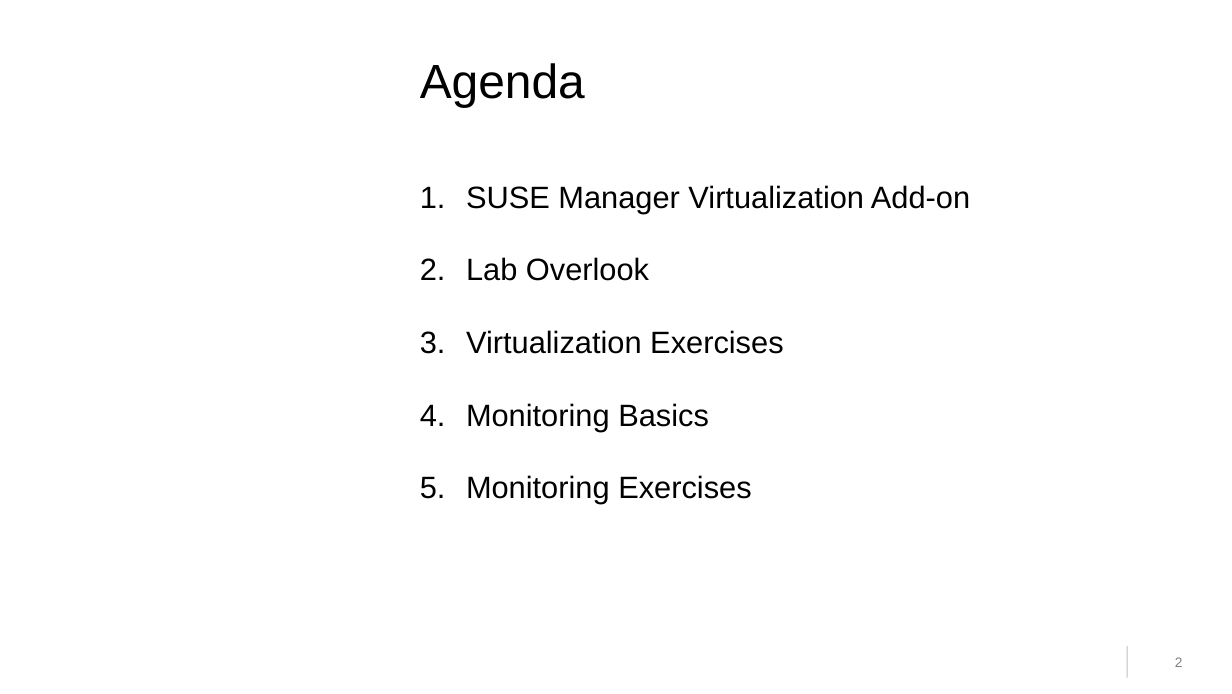
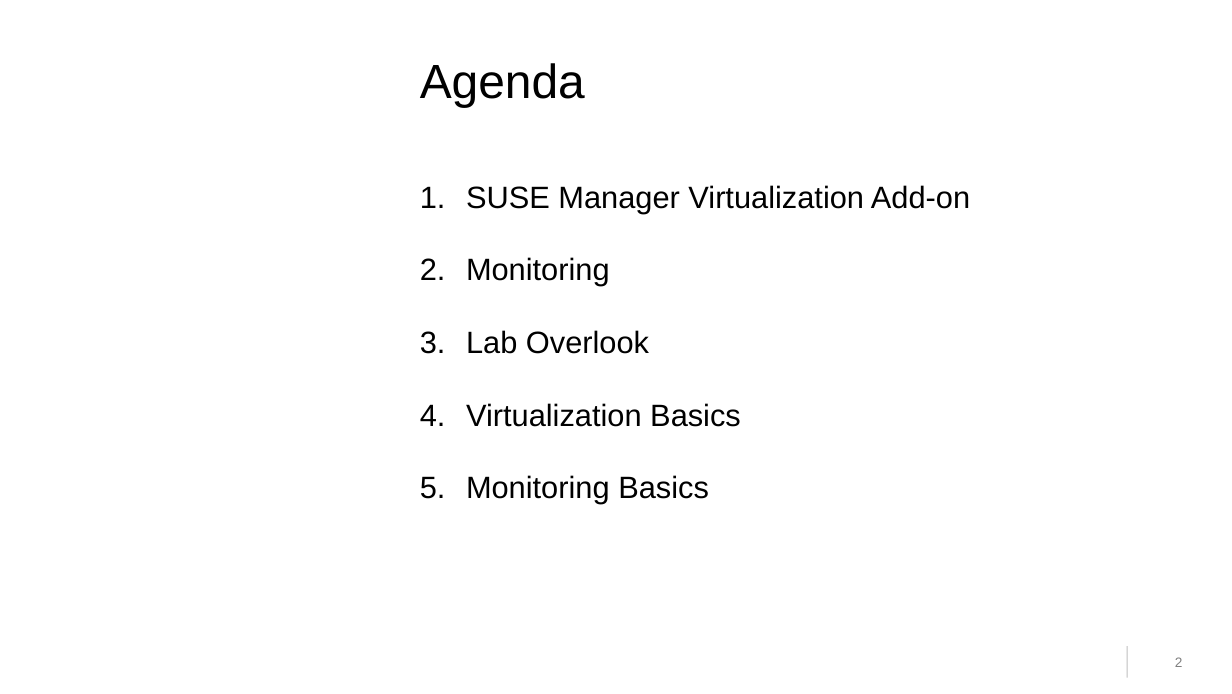
Before and after one commit to cbosdo/sumaform, a slide deck: slide 2 of lab/pdf/slides.odp. Drawn at 1232x694 pixels with LibreOffice and Linux fonts; fonts in the diff are those of the drawing; background and template pictures are left out. Boxes give left, top, right and bottom in pixels: in the first picture for what was removed or moved away, otherwise in the second. Text is boxed around its words. In the diff, an @@ line names an element or a change of style, - is before the commit and + after.

```diff
--- a/lab/pdf/slides.odp
+++ b/lab/pdf/slides.odp
@@ text at [466,257,610,286]: paragraph added @@
+2. Monitoring
@@ text at [466,403,741,427]: text changed @@
-3. Virtualization Exercises
+4. Virtualization Basics
@@ text at [466,475,751,504]: paragraph removed @@
-5. Monitoring Exercises
```
Also in this commit, not shown: 7 other slides changed, 1 slide added, 1 slide removed.
